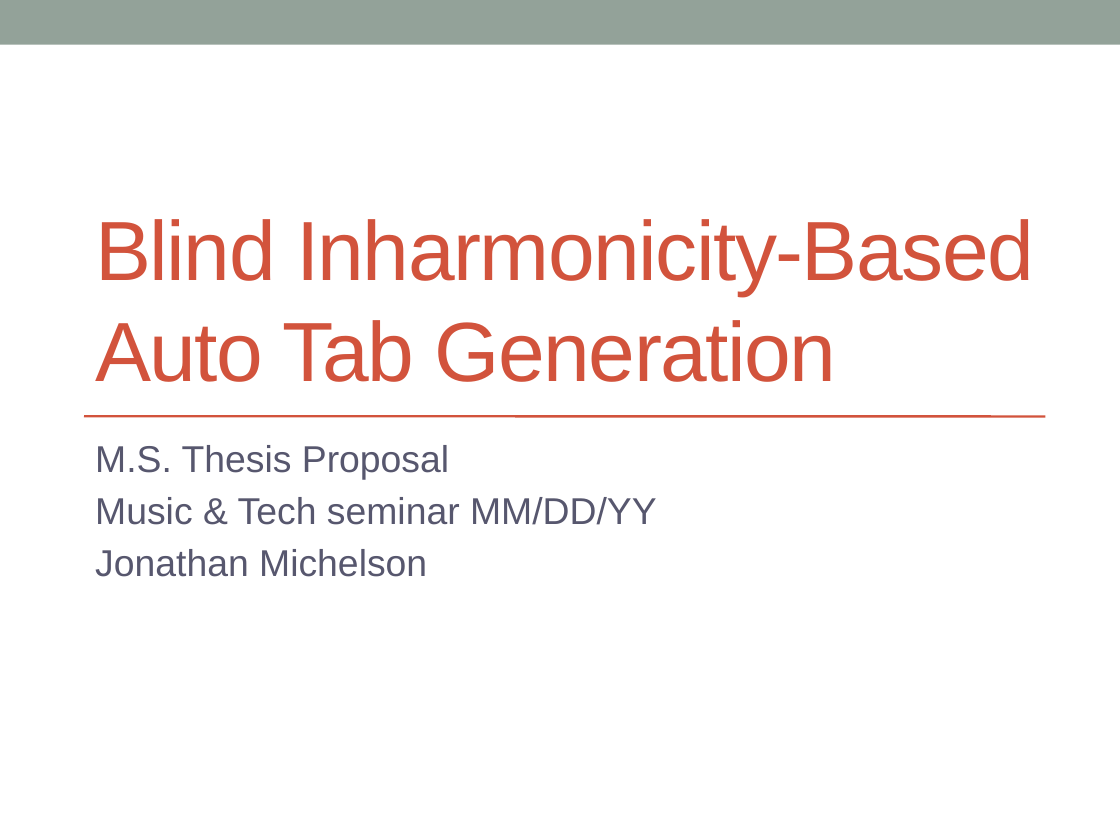
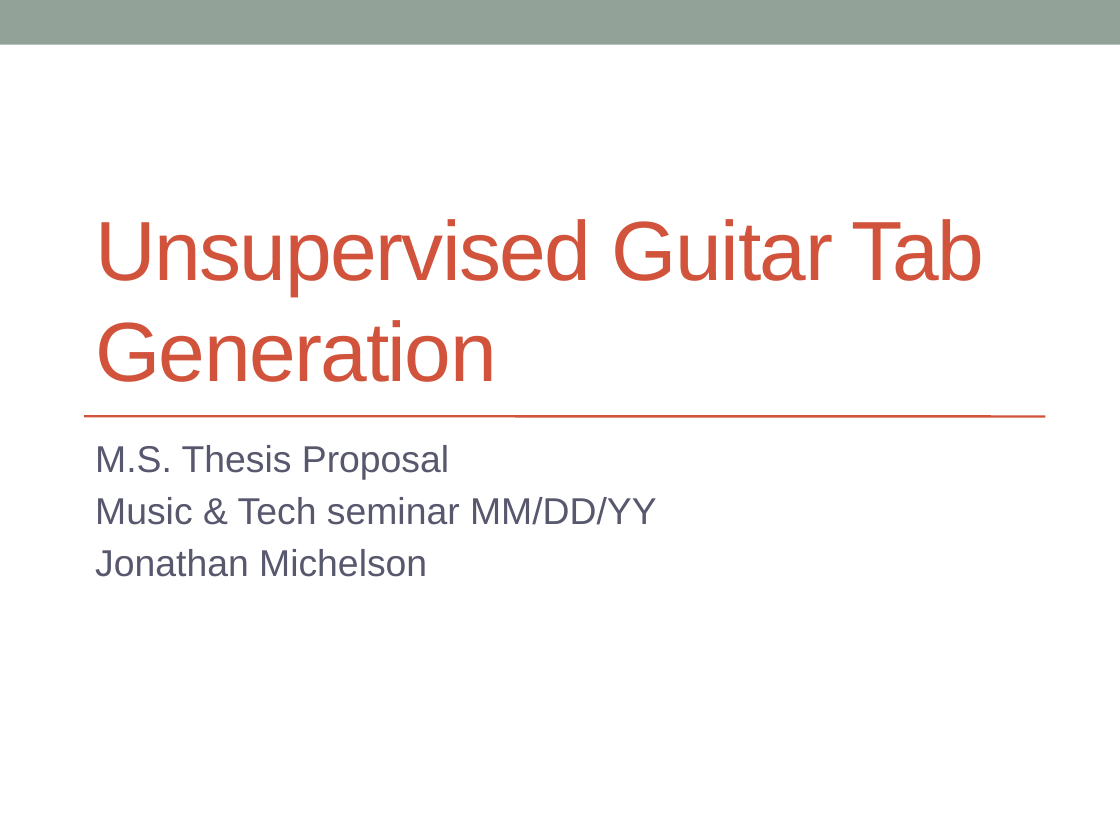
Before and after one commit to jmichel3/ms-thesis, a slide deck: slide 1 of proposal/proposal.pptx. Drawn at 1120x840 pixels with LibreOffice and Linux fonts; fonts in the diff are those of the drawing. Boxes give left, top, right and bottom in pixels: in the first picture for what was removed or moved away, otherwise in the second. Text is boxed around its words. In the diff, an @@ line names an element or a change of style, - is before the commit and + after.

Commit message:
more litreview, proposal recast as unsupervised

```diff
--- a/proposal/proposal.pptx
+++ b/proposal/proposal.pptx
@@ title at (x1=95, y1=219, x2=984, y2=382): text changed @@
-Blind Inharmonicity-Based Auto Tab Generation
+Unsupervised Guitar Tab Generation
```
Also in this commit, not shown: 1 other slide changed, 2 slides added, 10 other files.
